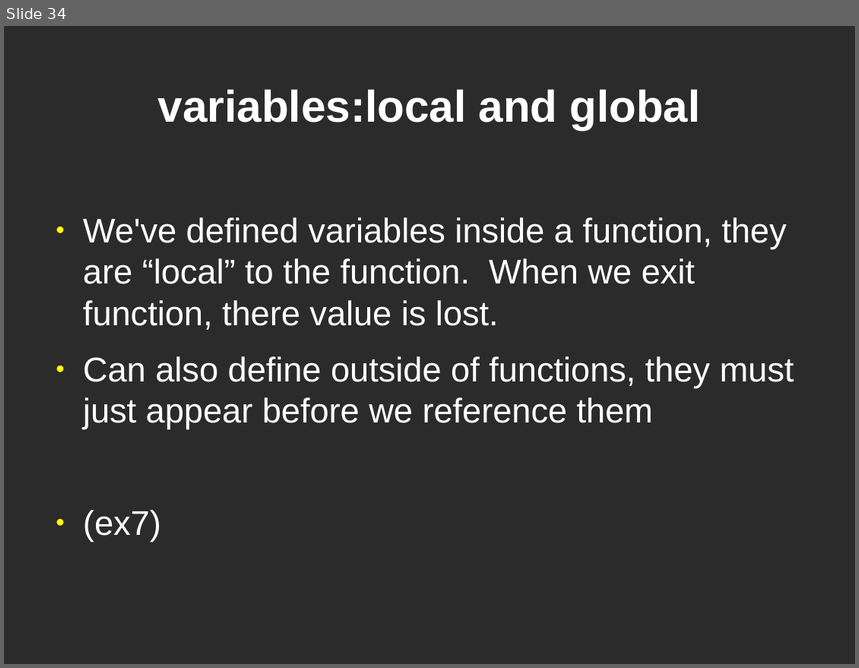
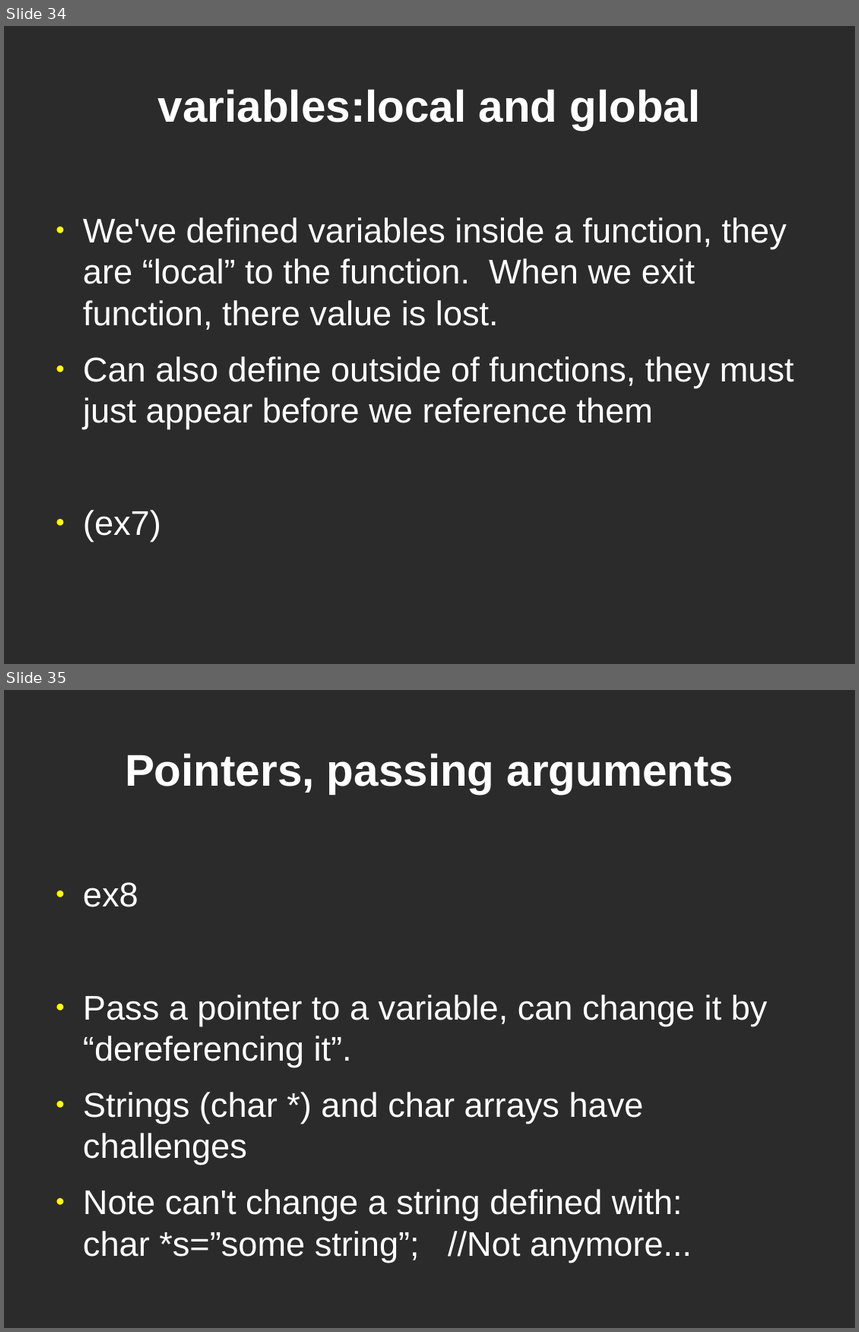
Before and after one commit to dklamet/class, a slide deck: docs/class.odp. Shown one above the other, each under a label of ours: slide 34 before the commit, slides 34 and 35 after it. The pictures are 859x668 and 859x1332 pixels, drawn with LibreOffice and Linux fonts; fonts in the diff are those of the drawing; background and template pictures are left out; a plain dark background stands for a picture behind light text. Boxes give left, top, right and bottom in pixels: in the first picture for what was removed or moved away, otherwise in the second. Text is boxed around its words. In the diff, an @@ line names an element or a change of style, - is before the commit and + after.

```diff
--- a/docs/class.odp
+++ b/docs/class.odp
@@ slide 35 added at (x1=4, y1=690, x2=855, y2=1328), background picture (left out) @@
@@ title added at (x1=125, y1=753, x2=734, y2=794), 41.4 pt, text #FFFFFF, bold @@
+Pointers, passing arguments
@@ text added at (x1=83, y1=882, x2=768, y2=1262), 32 pt, text #FFFFFF @@
+● ex8
+● Pass a pointer to a variable, can change it by “dereferencing it”.
+● Strings (char *) and char arrays have challenges
+● Note can't change a string defined with:
+  char *s=”some string”; //Not anymore...
```
Also in this commit, not shown: 2 other slides added, 1 slide removed, 8 other files.
